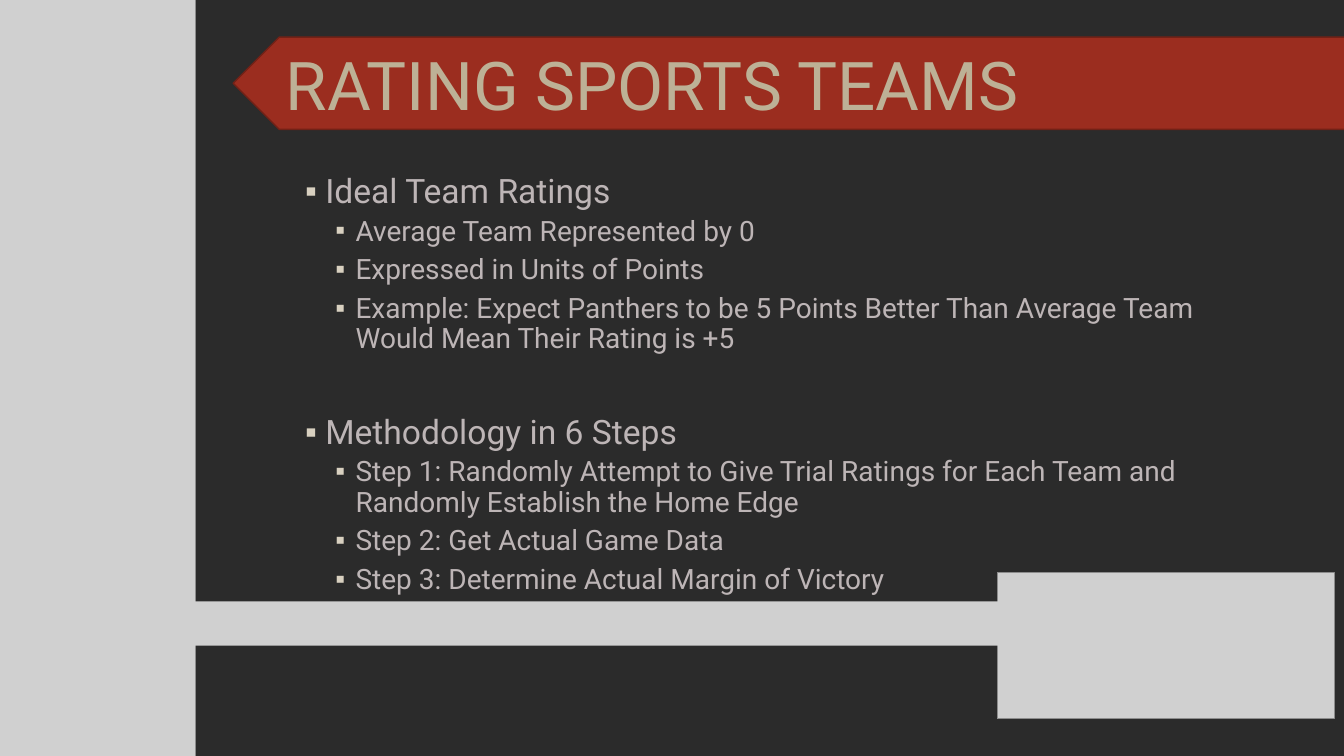
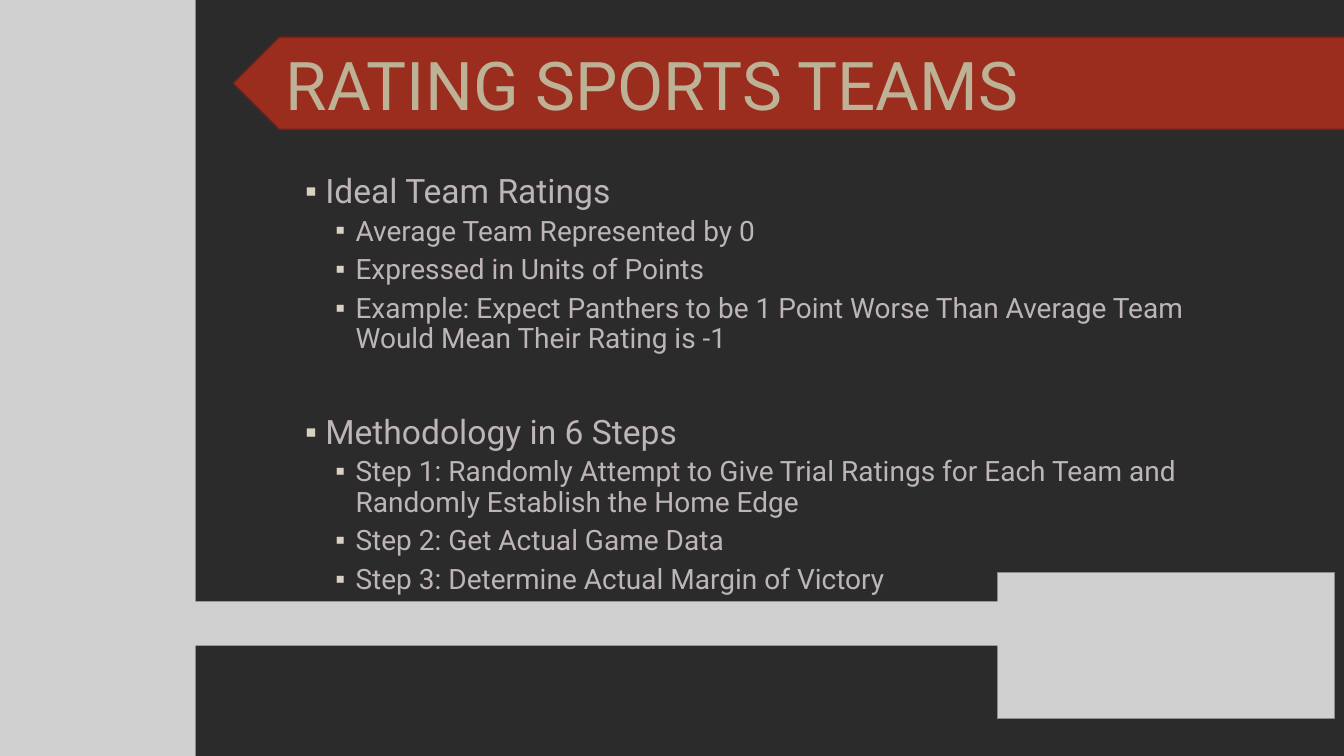
Before and after one commit to SuperMarioGiacomazzo/STOR538_WEBSITE, a slide deck: slide 4 of Slides/Gambling 2/Gambling_2_Lecture.pptx. Drawn at 1344x756 pixels with LibreOffice and Linux fonts; fonts in the diff are those of the drawing; grey boxes stand for pictures; background and template pictures are left out; a plain dark background stands for a picture behind light text. Boxes give left, top, right and bottom in pixels: in the first picture for what was removed or moved away, otherwise in the second. Text is boxed around its words. In the diff, an @@ line names an element or a change of style, - is before the commit and + after.

```diff
--- a/Slides/Gambling 2/Gambling_2_Lecture.pptx
+++ b/Slides/Gambling 2/Gambling_2_Lecture.pptx
@@ text at [356, 297, 1183, 354]: text changed @@
-  ▪ Example: Expect Panthers to be 5 Points Better Than Average Team Would Mean Their Rating is +5
+  ▪ Example: Expect Panthers to be 1 Point Worse Than Average Team Would Mean Their Rating is -1
```
Also in this commit, not shown: 3 other slides changed, 16 other files.
